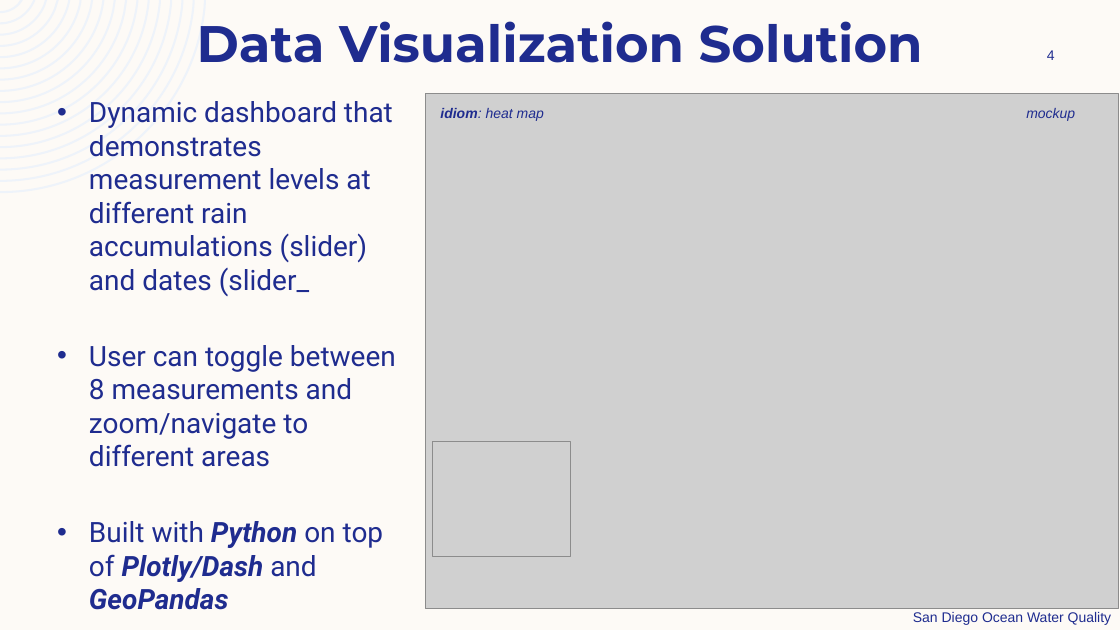
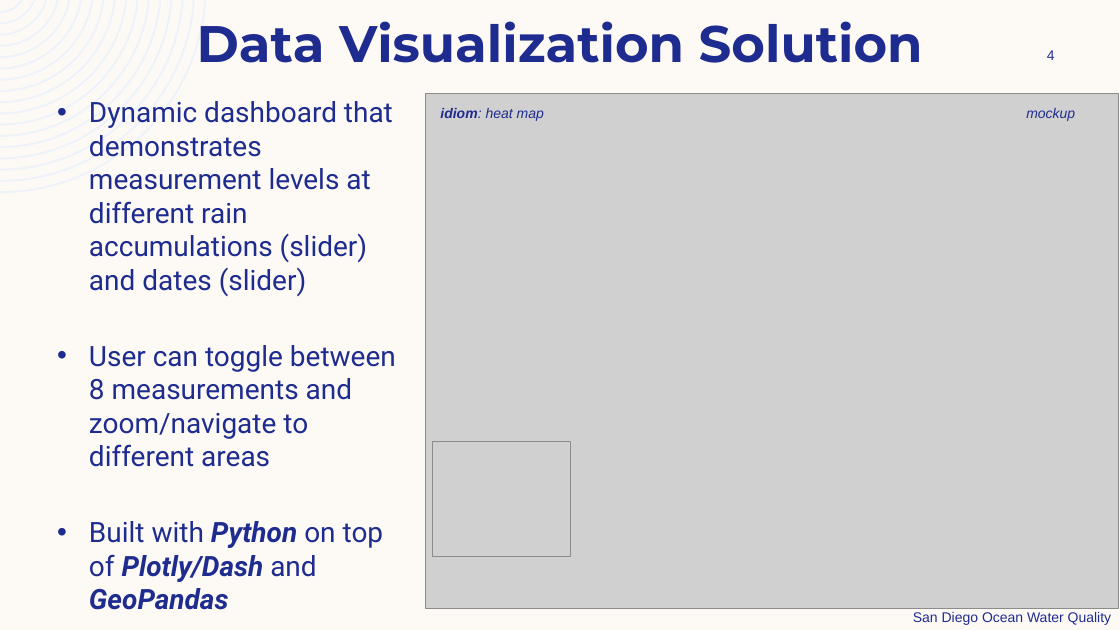
Before and after one commit to gojandrooo/DSE-241-data-viz, a slide deck: slide 4 of project/dse241 - project proposal - AH.pptx. Drawn at 1120x630 pixels with LibreOffice and Linux fonts; fonts in the diff are those of the drawing; grey boxes stand for pictures. Boxes give left, top, right and bottom in pixels: in the first picture for what was removed or moved away, otherwise in the second. Text is boxed around its words. In the diff, an @@ line names an element or a change of style, - is before the commit and + after.

```diff
--- a/project/dse241 - project proposal - AH.pptx
+++ b/project/dse241 - project proposal - AH.pptx
@@ text at (89,101,393,296): text changed @@
-• Dynamic dashboard that demonstrates measurement levels at different rain accumulations (slider) and dates (slider_
+• Dynamic dashboard that demonstrates measurement levels at different rain accumulations (slider) and dates (slider)
```
Also in this commit, not shown: 6 other files.
